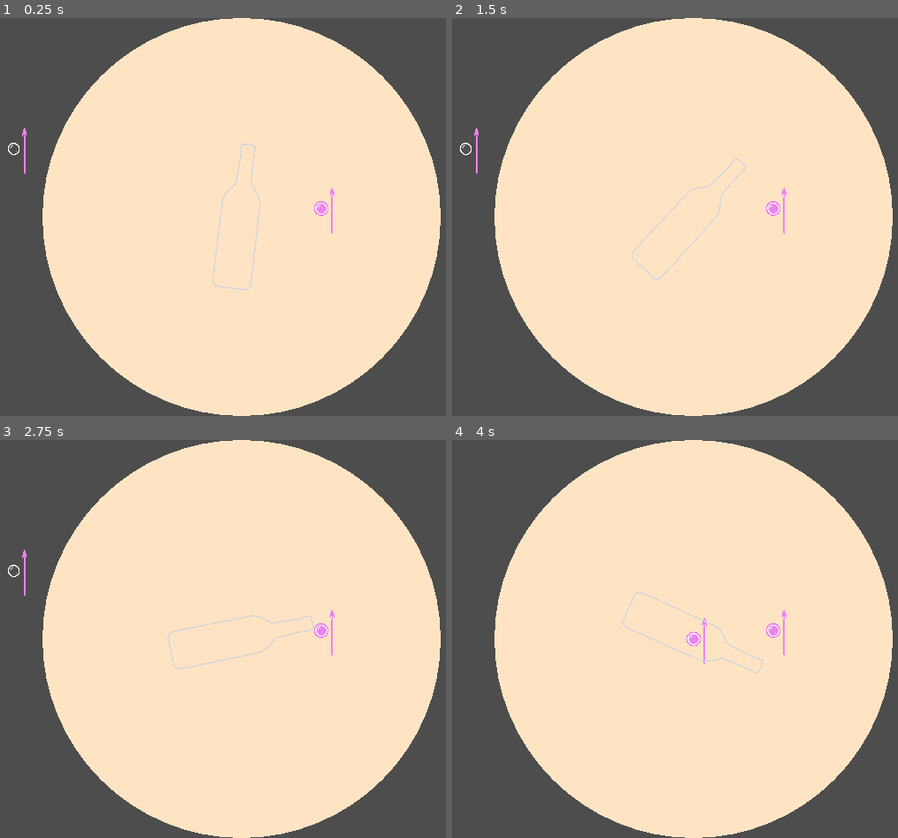
Above: before the commit, frames 1-4 (two rows, left to right).
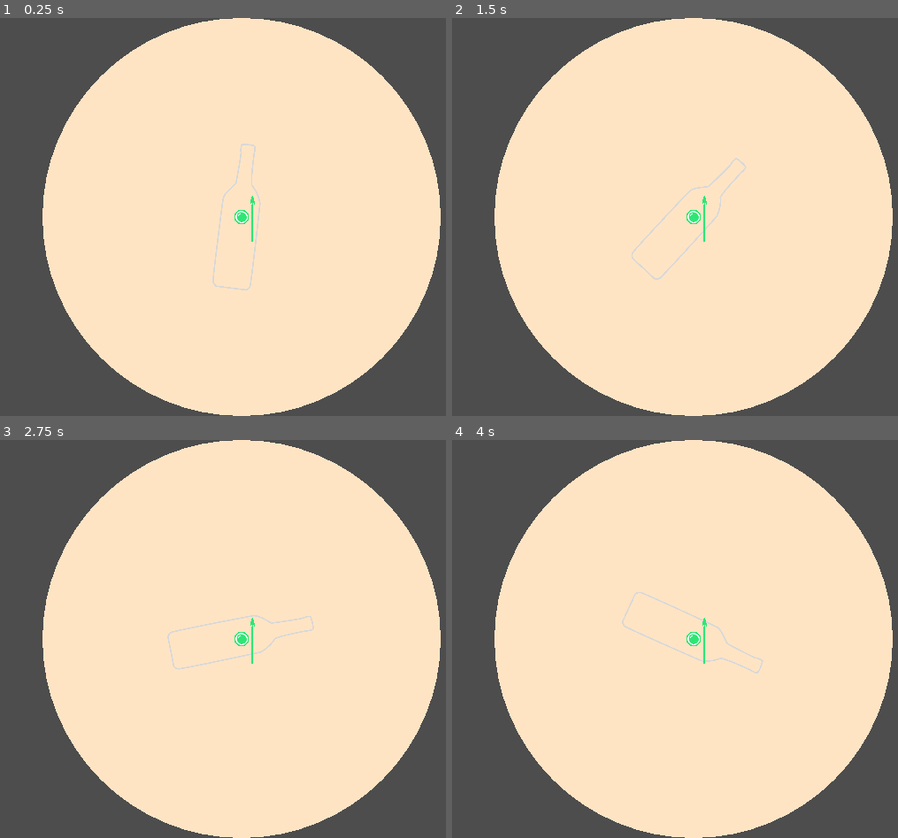
Above: after the commit, the same moments.

Repository: raffomania/bubbleneck
Game: Godot game, scene res://main.tscn
The game is run twice, just before and just after one commit, with the same random seed, the same clock (stepped at 60 frames per second) and the same inputs.
Inputs:
- Up to frame 1 (0.25 s): no input
- Up to frame 2 (1.5 s): no input
- Up to frame 3 (2.75 s): no input
- Up to frame 4 (4 s): no input

The runs differ from the first frame. In frame 1, 0.4% of the frame differs, in the area x 1-75%, y 27-57%; in frame 2, 0.4%; in frame 3, 0.4%; in frame 4, 0.3%.

Commit message:
Fix player spawn positions;

Diff:
--- a/Arena/arena.gd
+++ b/Arena/arena.gd
@@ -23,6 +23,6 @@
     center.x = viewport.size.x / 2
     center.y = viewport.size.y / 2
     for player: Node2D in get_tree().get_nodes_in_group('players'):
-       var dist = player.position.distance_to(center)
+       var dist = player.global_position.distance_to(center)
        if (!player.dead and dist > radius - player.radius):
            player.kill()
--- a/Player/player.gd
+++ b/Player/player.gd
@@ -36,7 +36,6 @@
     draw_circle(Vector2.ZERO, radius, color, 2)
 
 func _ready():
-    print(Input.get_connected_joypads())
     add_to_group('players')
     setup_weapon()
 
@@ -96,8 +95,8 @@
     dead = false
     find_child('deathParticles').emitting = false
     var viewport = get_viewport_rect()
-    position.x = viewport.size.x / 2
-    position.y = viewport.size.y / 2
+    global_position.x = viewport.size.x / 2
+    global_position.y = viewport.size.y / 2
     queue_redraw()
 
 func set_weapon_rotation(dir):
--- a/Player/player_spawner.gd
+++ b/Player/player_spawner.gd
@@ -10,7 +10,14 @@
 # it is prob. related to time time when this function is called (too early for the viewport rect?)
 # also it is different on my end because my mouse/trackpad seems to be recognized as an input device
 func _ready() -> void:
+    # Wait until everything's ready
+    await get_tree().create_timer(0.1).timeout
+
     for device in Input.get_connected_joypads():
+        spawn_player(device)
+
+    # Spawn keyboard players
+    for device in [-1, -2]:
         spawn_player(device)
 
     Input.joy_connection_changed.connect(self.joy_connection_changed)
@@ -24,7 +31,7 @@
     var player = player_scene.instantiate()
     player.name = "Player" + str(device)
     player.device = device
-    player.position = get_viewport_rect().size / 2
-    player.player_color = Color.from_hsv(randf(), 0.8, 0.9,1)
-    add_child(player)
+    player.player_color = Color.from_hsv(randf(), 0.8, 0.9, 1)
+    player.global_position = get_viewport_rect().size / 2
+    $'..'.add_child(player)
     spawned_devices.append(device)
--- a/main.tscn
+++ b/main.tscn
@@ -1,6 +1,5 @@
-[gd_scene load_steps=5 format=3 uid="uid://dv03v2o4qgx7j"]
+[gd_scene load_steps=4 format=3 uid="uid://dv03v2o4qgx7j"]
 
-[ext_resource type="PackedScene" uid="uid://pl2j5a30sd8w" path="res://Player/player.tscn" id="1_bb77e"]
 [ext_resource type="PackedScene" uid="uid://b1u5n0mlyoqu5" path="res://Bottle/bottle.tscn" id="2_i8da5"]
 [ext_resource type="PackedScene" uid="uid://vya5gp3frnx5" path="res://Arena/arena.tscn" id="3_j16lt"]
 [ext_resource type="Script" path="res://Player/player_spawner.gd" id="4_h0alh"]
@@ -9,14 +8,6 @@
 
 [node name="Arena" parent="." instance=ExtResource("3_j16lt")]
 
-[node name="Player1" parent="." instance=ExtResource("1_bb77e")]
-position = Vector2(1176, 517)
-device = -1
-
-[node name="Player2" parent="." instance=ExtResource("1_bb77e")]
-position = Vector2(342, 355)
-device = -2
-
 [node name="Bottle" parent="." instance=ExtResource("2_i8da5")]
 
 [node name="PlayerSpawner" type="Node2D" parent="."]
